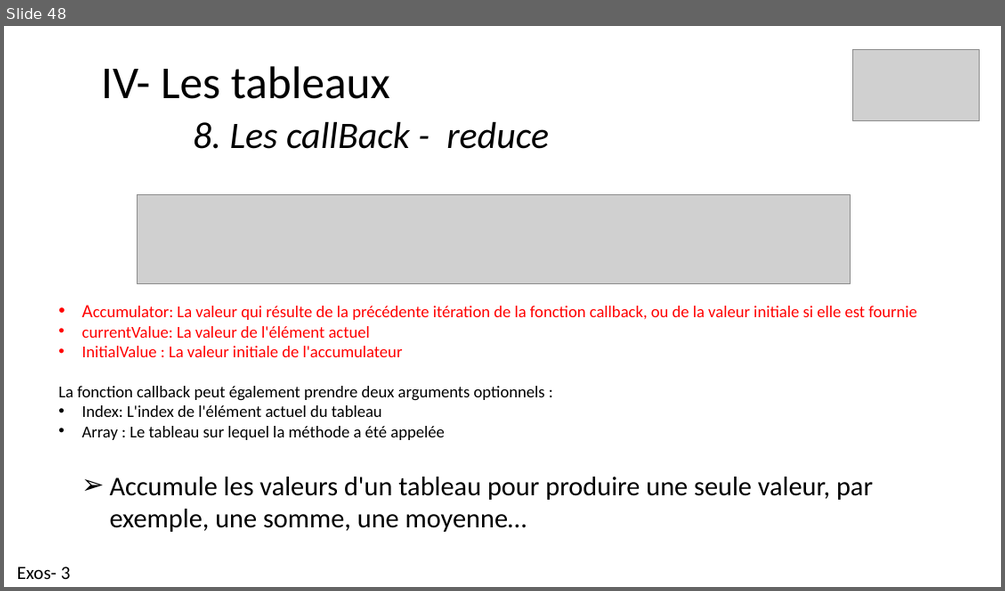
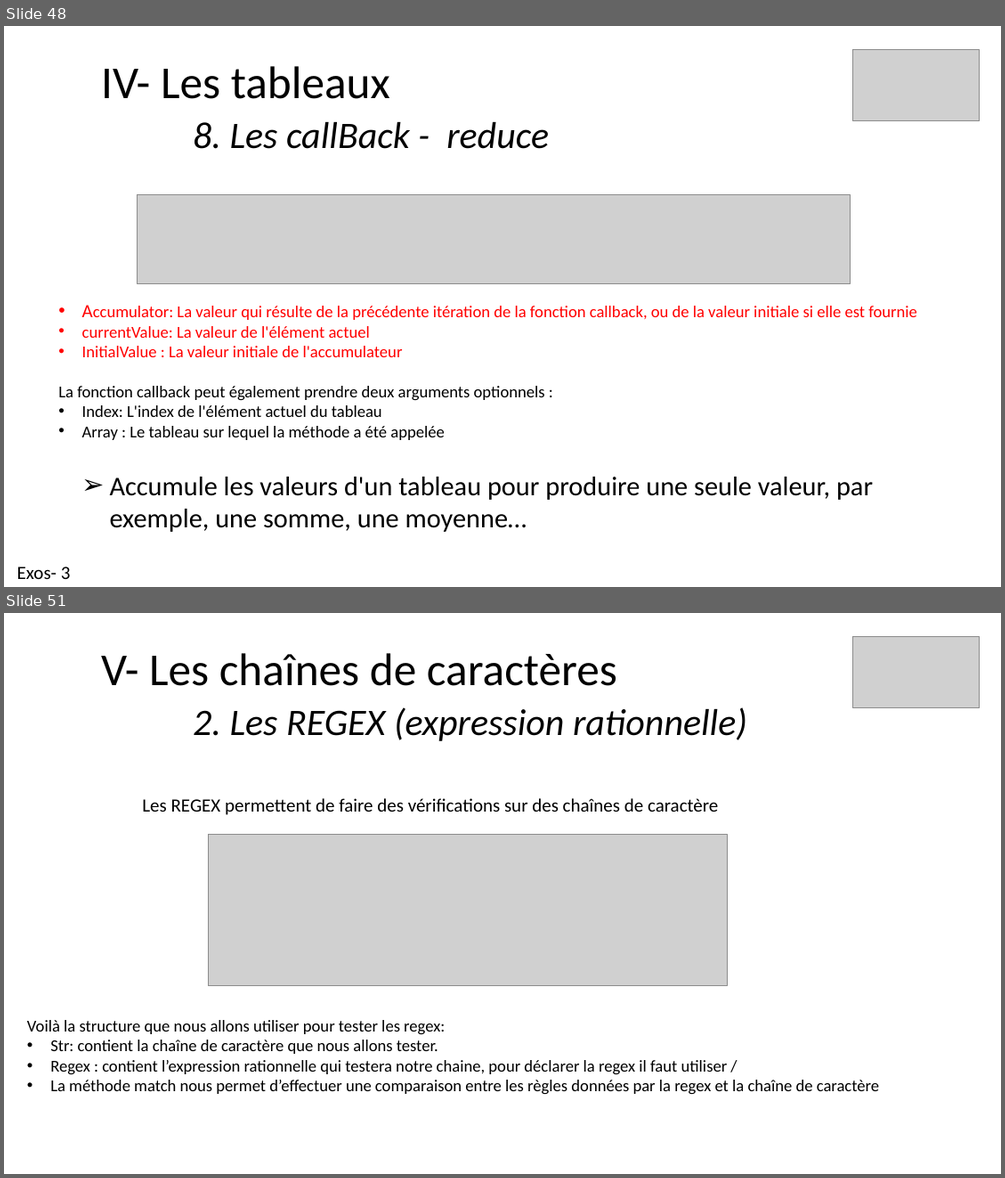
Before and after one commit to ArMb57/JavaScript, a slide deck: cours.pptx. Shown one above the other, each under a label of ours: slide 48 before the commit, slides 48 and 51 after it; the slides between them are not shown. The pictures are 1005x591 and 1005x1178 pixels, drawn with LibreOffice and Linux fonts; fonts in the diff are those of the drawing; grey boxes stand for pictures. Boxes give left, top, right and bottom in pixels: in the first picture for what was removed or moved away, otherwise in the second. Text is boxed around its words. In the diff, an @@ line names an element or a change of style, - is before the commit and + after.

Commit message:
Les regex

```diff
--- a/cours.pptx
+++ b/cours.pptx
@@ slide 51 added at (4,613,1001,1174), background #FFFFFF @@
@@ picture added at (853,636,979,708) @@
@@ title added at (101,653,747,741), 36 pt, text #000000, italic @@
+V- Les chaînes de caractères
+2. Les REGEX (expression rationnelle)
@@ text added at (142,798,718,815), 18 pt, text #000000 @@
+Les REGEX permettent de faire des vérifications sur des chaînes de caractère
@@ picture added at (208,835,727,985) @@
@@ text added at (27,1020,879,1094), 16 pt, text #000000 @@
+Voilà la structure que nous allons utiliser pour tester les regex:
+• Str: contient la chaîne de caractère que nous allons tester.
+• Regex : contient l’expression rationnelle qui testera notre chaine, pour déclarer la regex il faut utiliser /
+• La méthode match nous permet d’effectuer une comparaison entre les règles données par la regex et la chaîne de caractère
```
Also in this commit, not shown: 3 other slides added, 4 other files.
